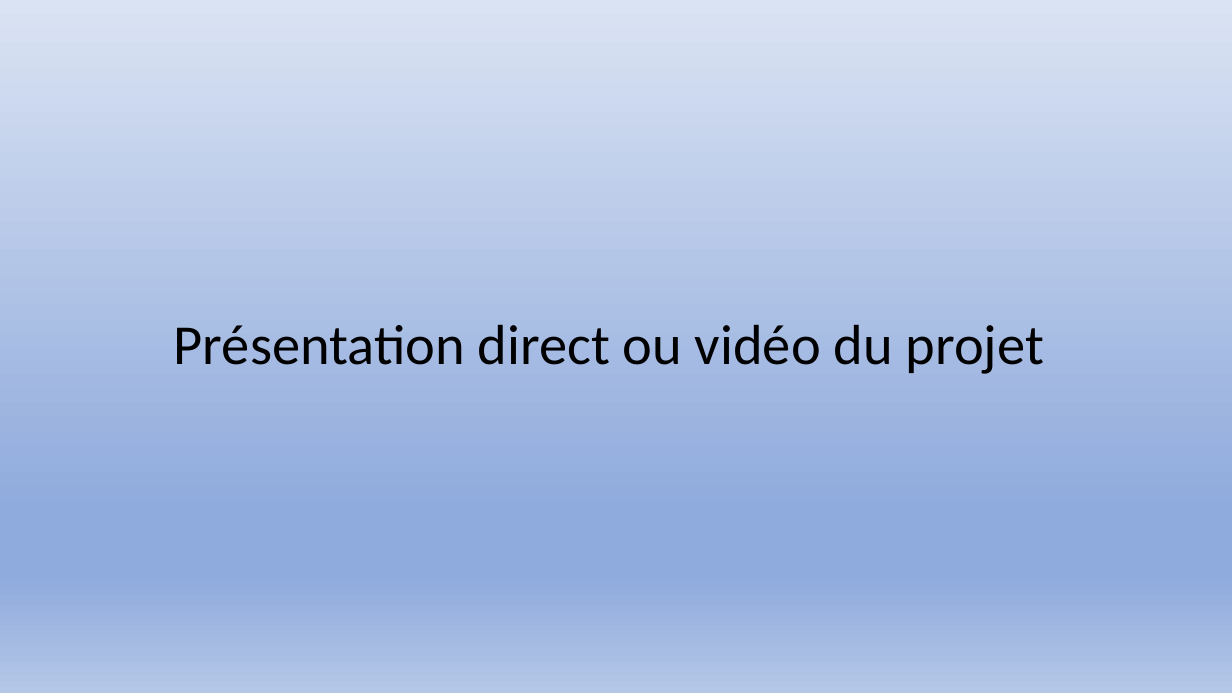
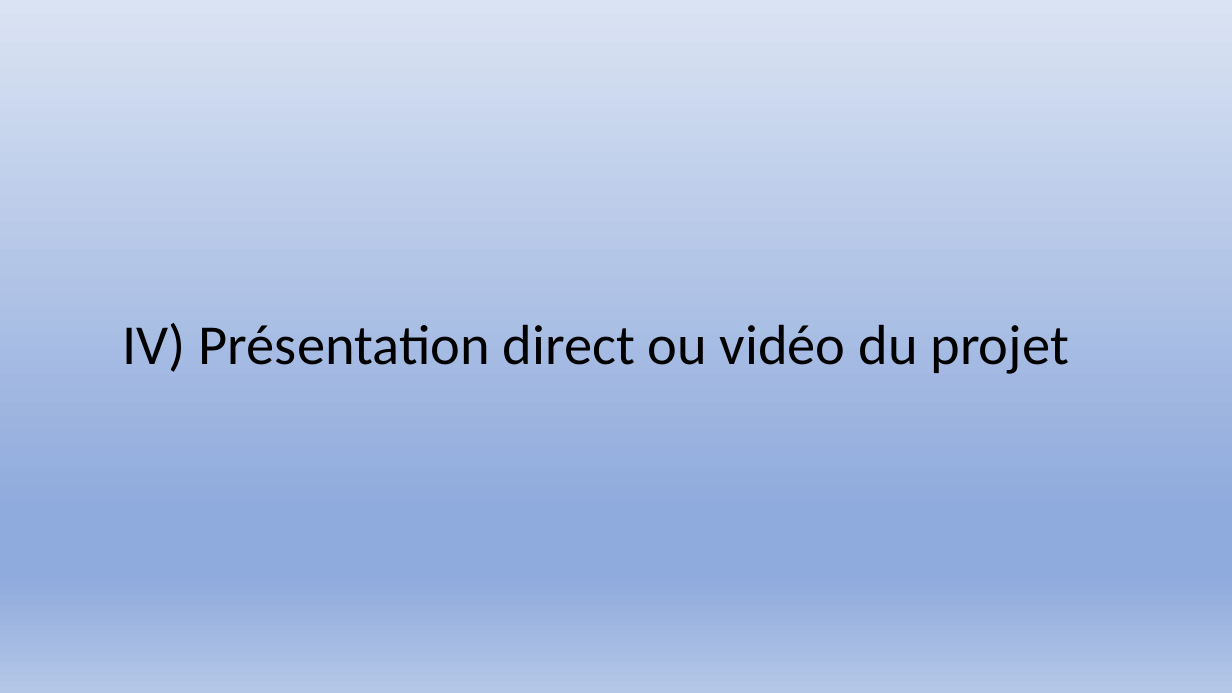
Before and after one commit to Exia-Jellyfish/UE-1-Projet-Grp7, a slide deck: slide 11 of PROJET 1 UE 1 diapositive.pptx (slide 10 before the commit). Drawn at 1232x693 pixels with LibreOffice and Linux fonts; fonts in the diff are those of the drawing. Boxes give left, top, right and bottom in pixels: in the first picture for what was removed or moved away, otherwise in the second. Text is boxed around its words. In the diff, an @@ line names an element or a change of style, - is before the commit and + after.

```diff
--- a/PROJET 1 UE 1 diapositive.pptx
+++ b/PROJET 1 UE 1 diapositive.pptx
@@ title at (x1=123, y1=323, x2=1069, y2=374): text changed @@
-Présentation direct ou vidéo du projet
+IV) Présentation direct ou vidéo du projet
```
Also in this commit, not shown: 9 other slides changed, 1 slide added, 1 slide removed.
